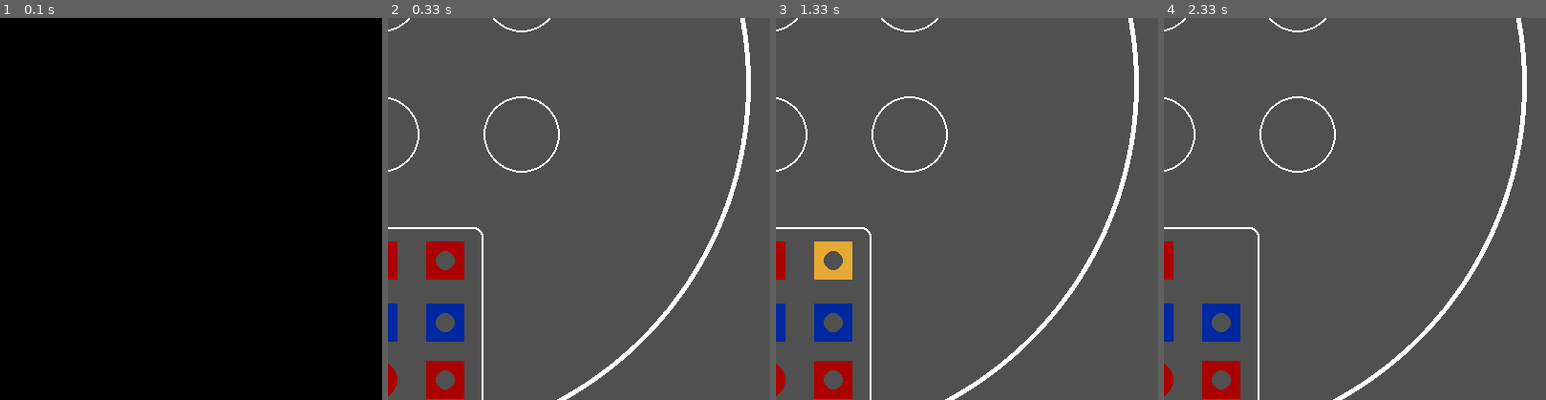
Above: before the commit, frames 1-4 (left to right).
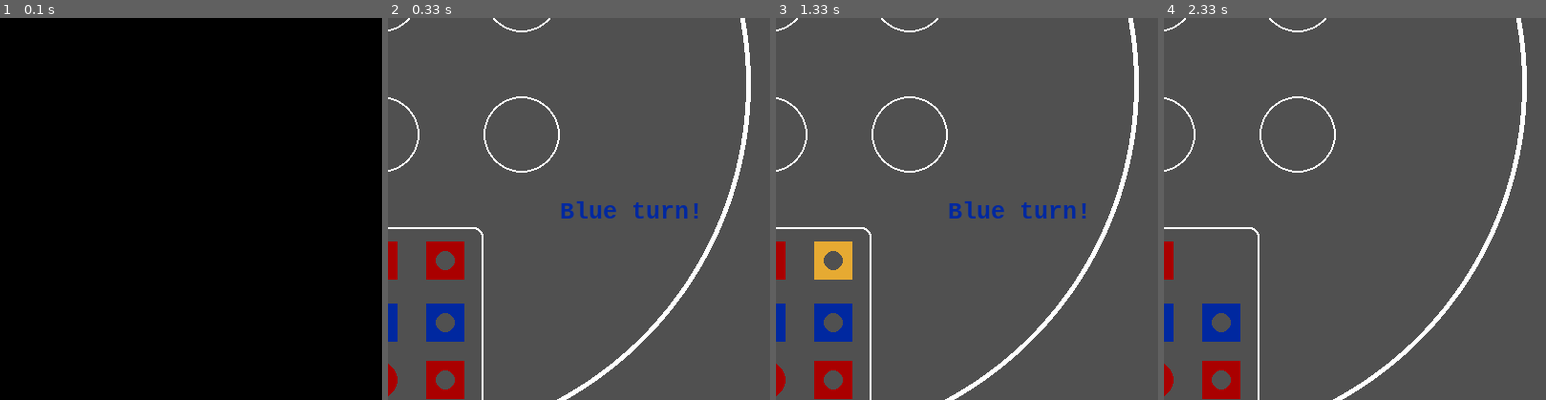
Above: after the commit, the same moments.

Repository: Jakub93-vim/PyGame
Game: pygame game, started from Quarto Game.py
The game is run twice, just before and just after one commit, with the same random seed, the same clock (stepped at 60 frames per second) and the same inputs.
Inputs (mouse positions are % of the whole screen's width and height, from its top left):
- Up to frame 1 (0.1 s): no input
- Up to frame 2 (0.33 s): no input
- Up to frame 3 (1.33 s): click (50, 50) at 0.45 s; click (60, 72) at 0.87 s
- Up to frame 4 (2.33 s): click (52, 16) at 1.87 s
The pictures show only the part of the screen within x 50-100%, y 41-91%; the shares and areas given below are measured in that part.

Frame 1 is identical in both runs. In frame 2, 0.6% of the frame differs, in the area x 45-81%, y 48-53%; in frame 3, 0.6%; in frame 4, nothing differs.

Commit message:
Game logic evaluation

Diff:
--- a/Quarto Game.py
+++ b/Quarto Game.py
@@ -159,14 +159,21 @@
         win.blit(label, (20, 20))
     pygame.display.update()
 
+    if BlueTurn:
+
+        label = myfont.render("Blue turn!", 1, (blue))
+        win.blit(label, (580, 520))
+    pygame.display.update()
+
 
 def mainLoop ():
 
     numOfClicks = 0 # counts num of clicks from the user
 
-    global PlayerRed, PlayerBlue
+    global PlayerRed, PlayerBlue, BlueTurn, RedTurn
     PlayerRed = False
     PlayerBlue = False
+    BlueTurn = True
     gameEvalCircHoriz = [[0,0,0],[0,0,0],[0,0,0]]
     gameEvalCircVerti = [[0, 0, 0], [0, 0, 0], [0, 0, 0]]
     gameEvalRectHoriz = [[0, 0, 0], [0, 0, 0], [0, 0, 0]]
@@ -192,6 +199,7 @@
                     move(x)
                     numOfClicks = 0
                     x.selected = False # deselection of the token
+                    BlueTurn = False
 
                     print (x.position, positionDict.get('B2'))
 
